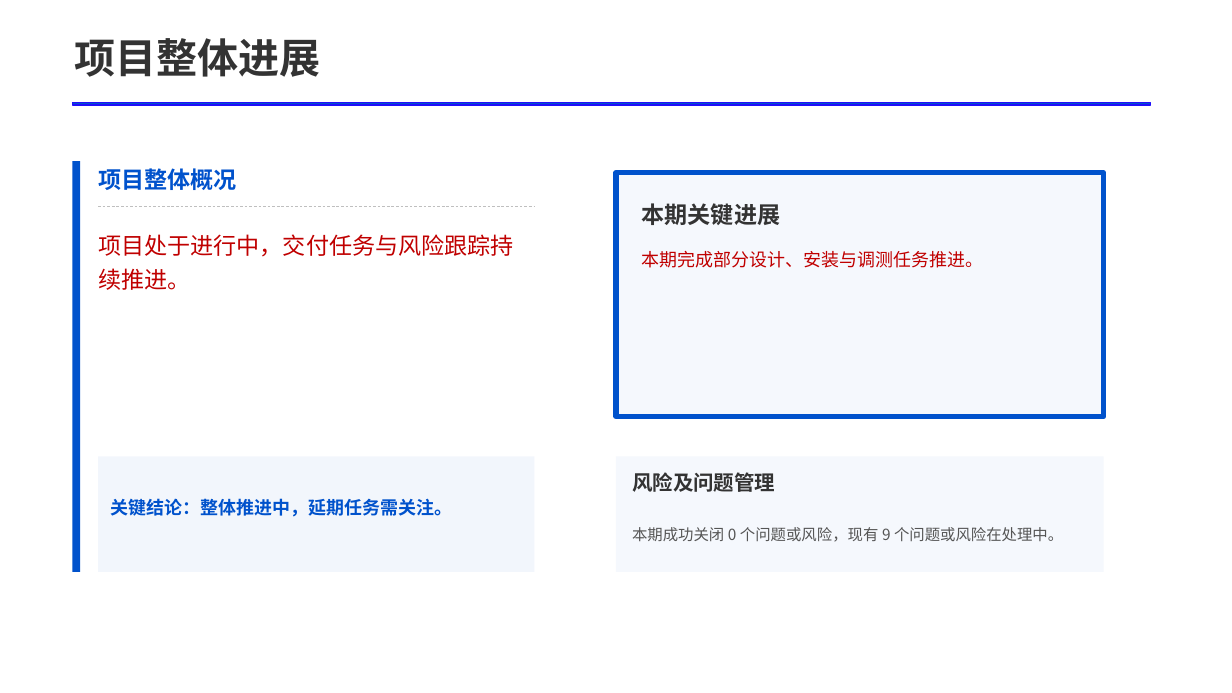
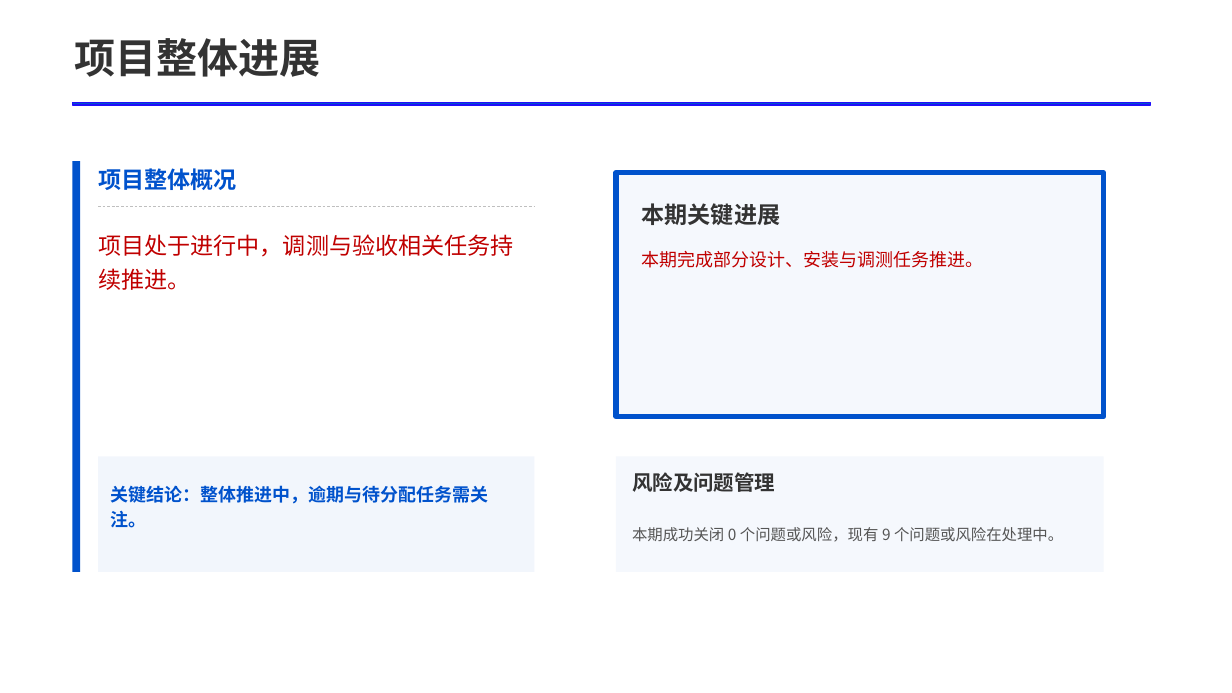
Before and after one commit to SanChiaki/report_generator, a slide deck: slide 4 of examples/italy_progress_report/preview_replace_report.pptx. Drawn at 1232x693 pixels with LibreOffice and Linux fonts; fonts in the diff are those of the drawing. Boxes give left, top, right and bottom in pixels: in the first picture for what was removed or moved away, otherwise in the second. Text is boxed around its words. In the diff, an @@ line names an element or a change of style, - is before the commit and + after.

```diff
--- a/examples/italy_progress_report/preview_replace_report.pptx
+++ b/examples/italy_progress_report/preview_replace_report.pptx
@@ text at box(98, 234, 514, 290): text changed @@
-项目处于进行中，交付任务与风险跟踪持续推进。
+项目处于进行中，调测与验收相关任务持续推进。
@@ text at box(111, 485, 489, 528): text changed @@
-关键结论：整体推进中，延期任务需关注。
+关键结论：整体推进中，逾期与待分配任务需关注。
```
Also in this commit, not shown: 3 other slides changed, 7 other files.
